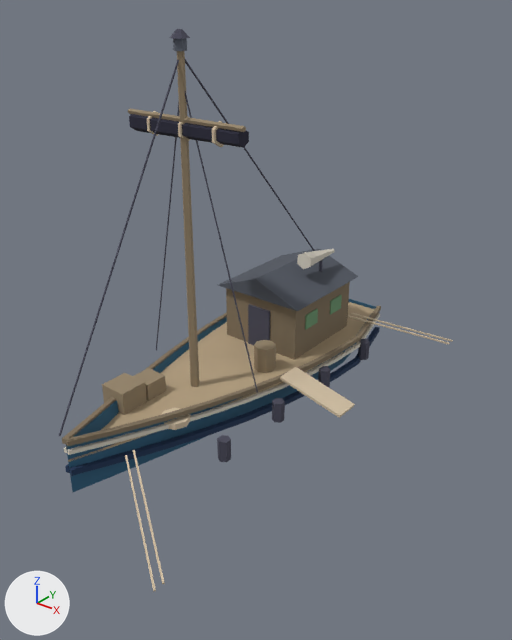
A saved change to the glTF model assets/models/dressing/ferry_tied.glb.
Both versions are drawn from a camera (50 mm lens) standing at (9.07, -10.47, 8.5) and looking at (1.25, -0.7, 2.44). Every picture has the same lights, and +X, +Y and +Z are marked at lower left. The older version comes first. Vertices at exactly the same position are counted once.

Objects in the first picture: 'abyss_d10', 'bone_d10', 'driftwood_d10', 'driftwood_d25', 'driftwood_d35', 'driftwood_l20', 'ink_l20', 'ink_l5', 'slate_d25', 'tide_d25' and 2 more.
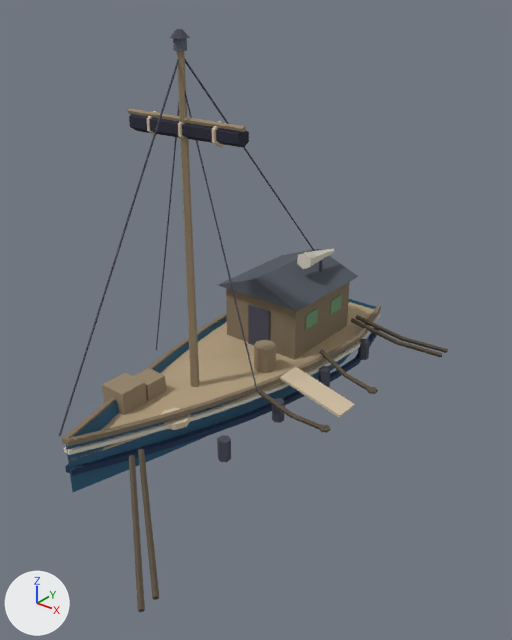
Changed parts and their boxes (x1, y1, x2, y2) in the pictures (512 x 640 px):
'driftwood_d55', added
    after: (129, 315, 448, 612)
'driftwood_l20', reshaped (36% narrower, 34% shorter)
    before: (125, 111, 453, 592)
    after: (147, 111, 355, 430)
part 1 of me_cone_005, deleted
    before: (351, 313, 453, 342)
part 2 of me_cone_005, deleted
    before: (125, 455, 156, 592)
part 3 of me_cone_005, deleted
    before: (347, 315, 450, 344)
part 4 of me_cone_005, deleted
    before: (133, 450, 165, 584)

Patch to the scene script:
```diff
--- a/assets/models/dressing/ferry_tied.glb.py
+++ b/assets/models/dressing/ferry_tied.glb.py
@@ mat_driftwood_d55 @@
+mat_driftwood_d55 = principled_material('driftwood_d55')
+mat_driftwood_d55.base_color = (0.103, 0.0804, 0.0518)  # brown #5a5040
+mat_driftwood_d55.roughness = 0.95
@@ me_cone_005 @@
 # used by ob_driftwood_l20; location = (0.0, 0.0, 0.0)
-me_cone_005.from_pydata(...)  # 108 vertices, 176 faces; spans x -0.86..3.11, y -5.42..4.8, z 0.33..6.25
+me_cone_005.from_pydata(...)  # 76 vertices, 128 faces; spans x -0.86..2.91, y -2.7..3.86, z 0.52..6.25
+# me_cone_005 part 1: the loose piece of 8 vertices spanning x 0.99..3.11, y 3.36..4.8, z 0.33..1.02 is deleted
+# me_cone_005 part 2: the loose piece of 8 vertices spanning x 0.99..3.11, y -5.42..-3.98, z 0.33..1.02 is deleted
+# me_cone_005 part 3: the loose piece of 8 vertices spanning x 0.99..3.11, y 3.18..4.62, z 0.33..1.02 is deleted
+# me_cone_005 part 4: the loose piece of 8 vertices spanning x 0.99..3.11, y -5.24..-3.8, z 0.33..1.02 is deleted
 me_cone_005.materials.append(mat_driftwood_l20)
@@ me_cone_016 @@
+me_cone_016.from_pydata(...)  # 144 vertices, 232 faces; spans x 1.11..3.05, y -5.64..4.79, z 0.01..1.1
+me_cone_016.materials.append(mat_driftwood_d55)  # brown #5a5040
@@ ob_driftwood_d55 @@
+ob_driftwood_d55 = bpy.data.objects.new('driftwood_d55', me_cone_016)
+ob_driftwood_d55.location = (0.0, 0.0, 0.0)
```
